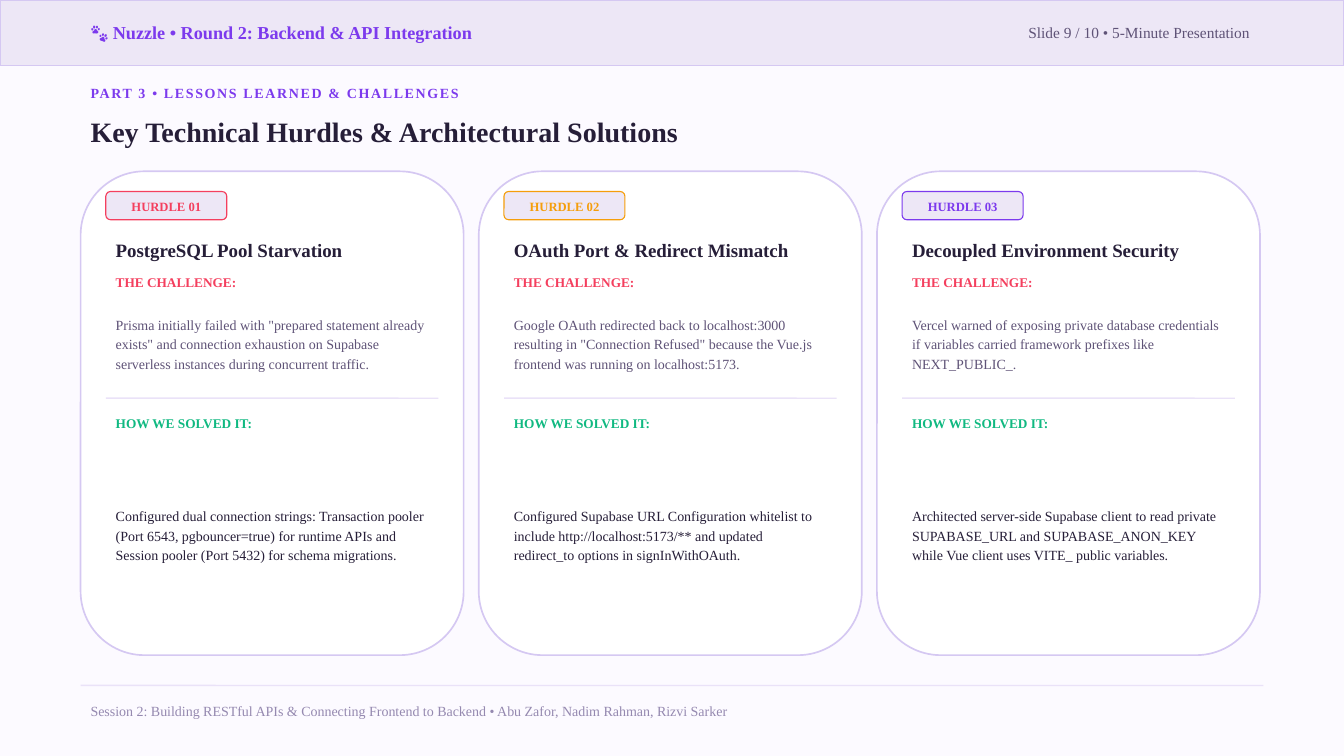
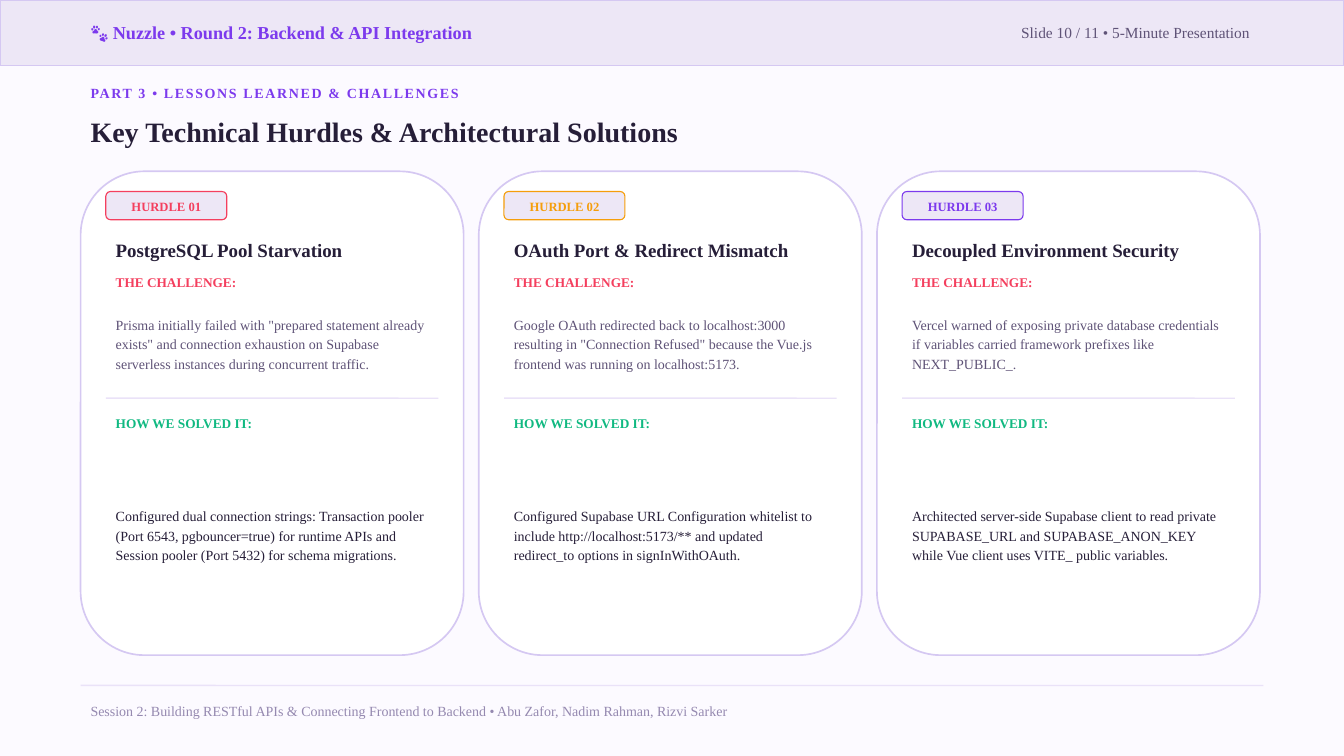
Before and after one commit to zafor2002/nuzzle-, a slide deck: slide 10 of presentation/Nuzzle_Round2_Backend_API_Presentation.pptx (slide 9 before the commit). Drawn at 1344x756 pixels with LibreOffice and Linux fonts; fonts in the diff are those of the drawing. Boxes give left, top, right and bottom in pixels: in the first picture for what was removed or moved away, otherwise in the second. Text is boxed around its words. In the diff, an @@ line names an element or a change of style, - is before the commit and + after.

```diff
--- a/presentation/Nuzzle_Round2_Backend_API_Presentation.pptx
+++ b/presentation/Nuzzle_Round2_Backend_API_Presentation.pptx
@@ text at [1021, 27, 1249, 38]: text changed @@
-Slide 9 / 10 • 5-Minute Presentation
+Slide 10 / 11 • 5-Minute Presentation
```
Also in this commit, not shown: 8 other slides changed, 1 slide added, 17 other files.
